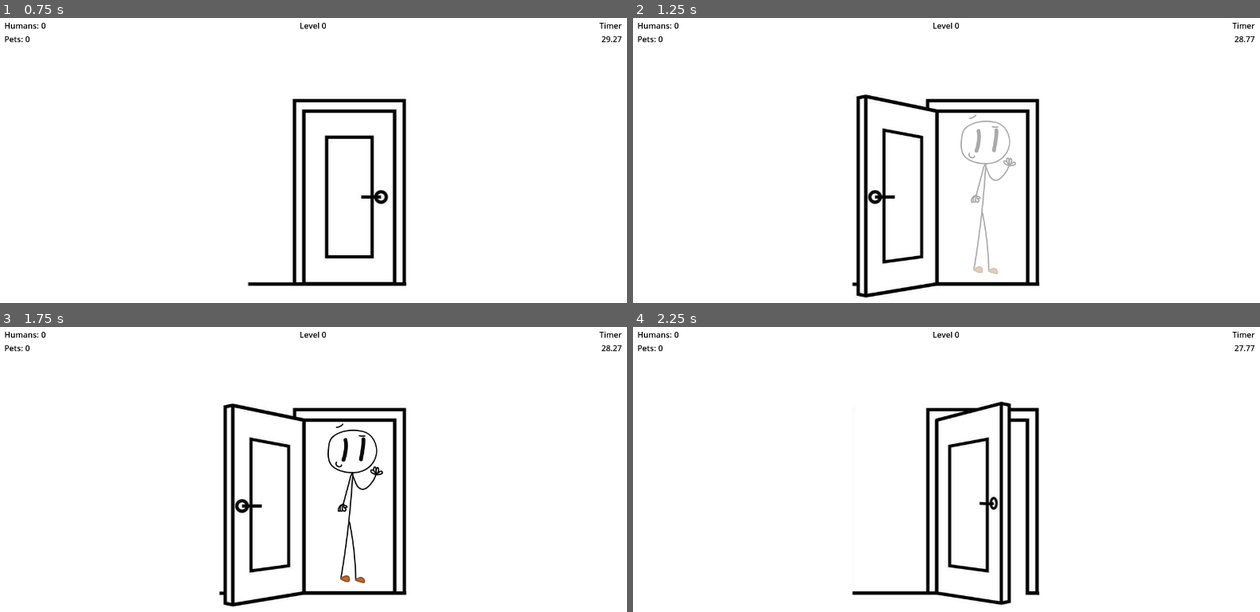
Above: before the commit, frames 1-4 (two rows, left to right).
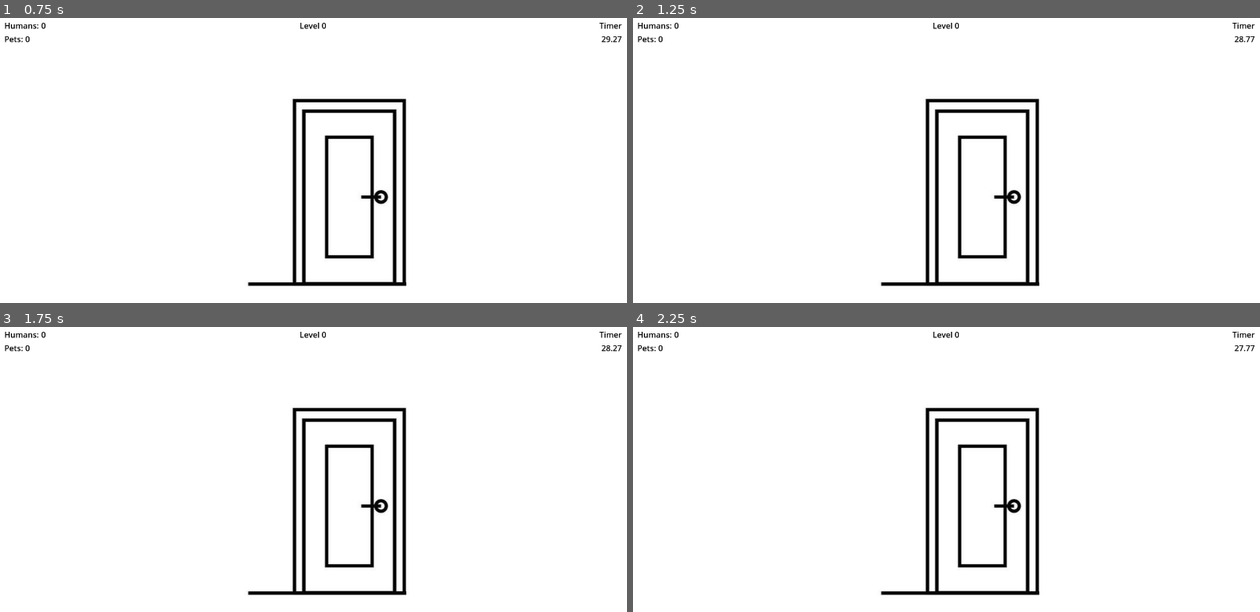
Above: after the commit, the same moments.

Repository: cjee246/NoPetsAllowed
Game: Godot game, scene res://scenes/main/main_game.tscn
Same seed, same stepped clock (60 frames per second), same inputs: the game is played once before the commit and once after it.
Inputs (mouse positions are in pixels of both pictures, inside the frame that each line leads up to):
- Up to frame 1 (0.75 s): tap Enter at 0.5 s; move the mouse to (319, 191) at 0.52 s; click (319, 191) at 0.67 s
- Up to frame 2 (1.25 s): no input
- Up to frame 3 (1.75 s): move the mouse to (188, 520) at 1.27 s; click (188, 520) at 1.42 s
- Up to frame 4 (2.25 s): tap Space at 2 s; move the mouse to (1009, 423) at 2.02 s; click (1009, 423) at 2.17 s

Frame 1 is identical in both runs. In frame 2, 4.4% of the frame differs, in the area x 34-65%, y 26-99%; in frame 3, 4.5%; in frame 4, 4.1%.

Commit message:
single door retrigger

Diff:
--- a/no-pets-allowed/scenes/main/main_game.gd
+++ b/no-pets-allowed/scenes/main/main_game.gd
@@ -2,7 +2,8 @@
 
 # linked variables
 @onready var ui: Control = $UserInterface
-@onready var timer: Timer = $LevelTimer
+@onready var level_timer: Timer = $LevelTimer
+@onready var door_timer: Timer = $DoorTimer
 
 # level-based variables
 var humans: int = 0
@@ -10,11 +11,10 @@
 
 func _ready() -> void:
 	ui.set_level_label(Main.level)
-	await get_tree().create_timer(1.0).timeout
-	$Door.open_door()
+	door_timer.start()
 
 func _process(delta: float) -> void:
-	ui.set_timer_label(timer.get_time_left())
+	ui.set_timer_label(level_timer.get_time_left())
 	pass
 
 func _on_door_human_entered() -> void:
@@ -24,3 +24,10 @@
 func _on_door_pet_entered() -> void:
 	pets += 1
 	ui.set_pets_label(pets)
+
+
+func _on_door_timer_timeout() -> void:
+	var door = randi_range(0, 10)
+	if door == 1:
+		$Door.open_door()
+	pass # Replace with function body.
--- a/no-pets-allowed/scenes/main/main_game.tscn
+++ b/no-pets-allowed/scenes/main/main_game.tscn
@@ -32,5 +32,8 @@
 one_shot = true
 autostart = true
 
+[node name="DoorTimer" type="Timer" parent="."]
+
 [connection signal="human_entered" from="Door" to="." method="_on_door_human_entered"]
 [connection signal="pet_entered" from="Door" to="." method="_on_door_pet_entered"]
+[connection signal="timeout" from="DoorTimer" to="." method="_on_door_timer_timeout"]
--- a/no-pets-allowed/scenes/objects/door.gd
+++ b/no-pets-allowed/scenes/objects/door.gd
@@ -60,6 +60,8 @@
 
 func reset_door():
 	is_open = false
+	is_human = false
+	is_pet = false
 	# animate door close
 	animation.play("closing")
 	# destroy any spawned objects
